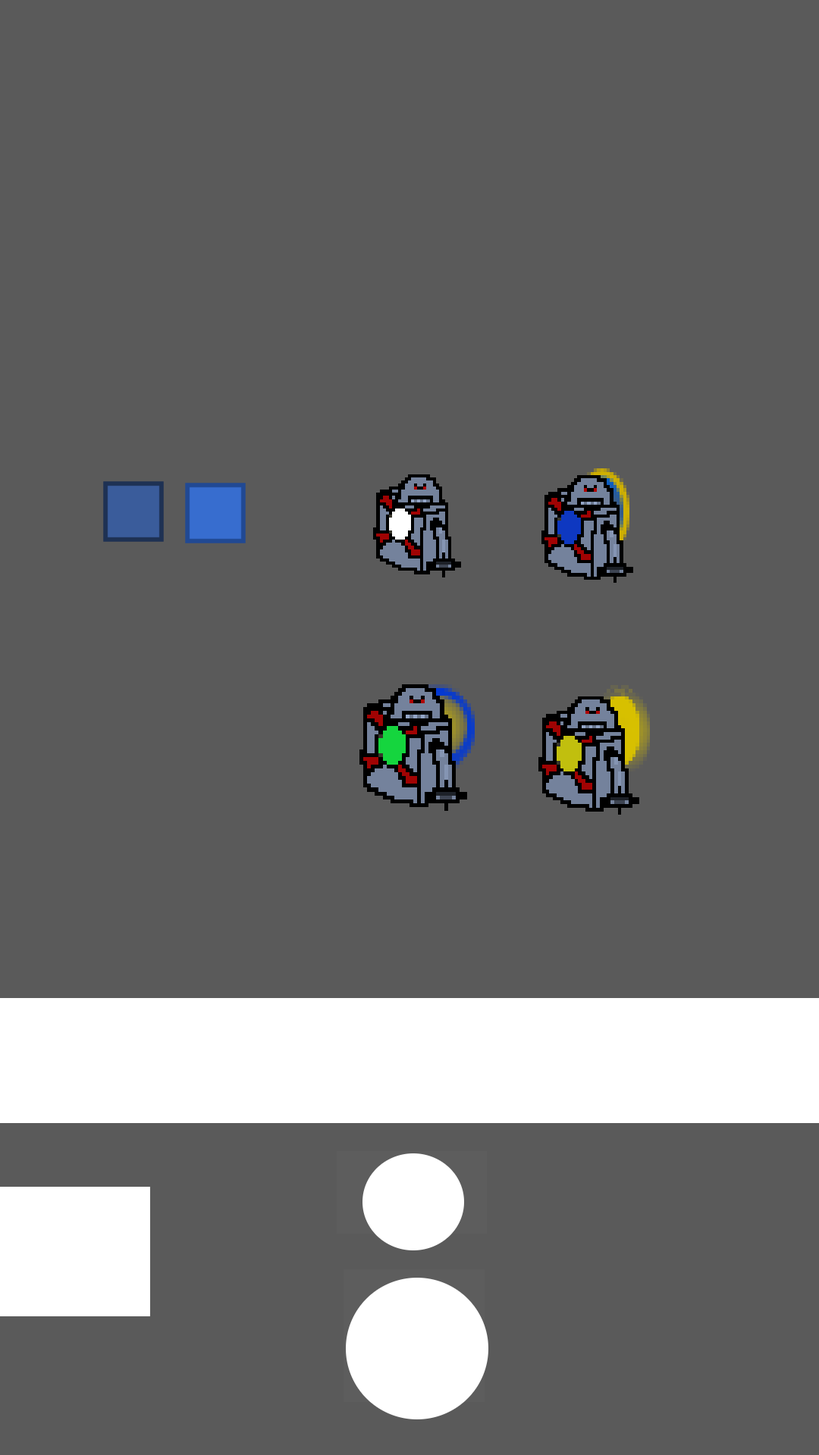
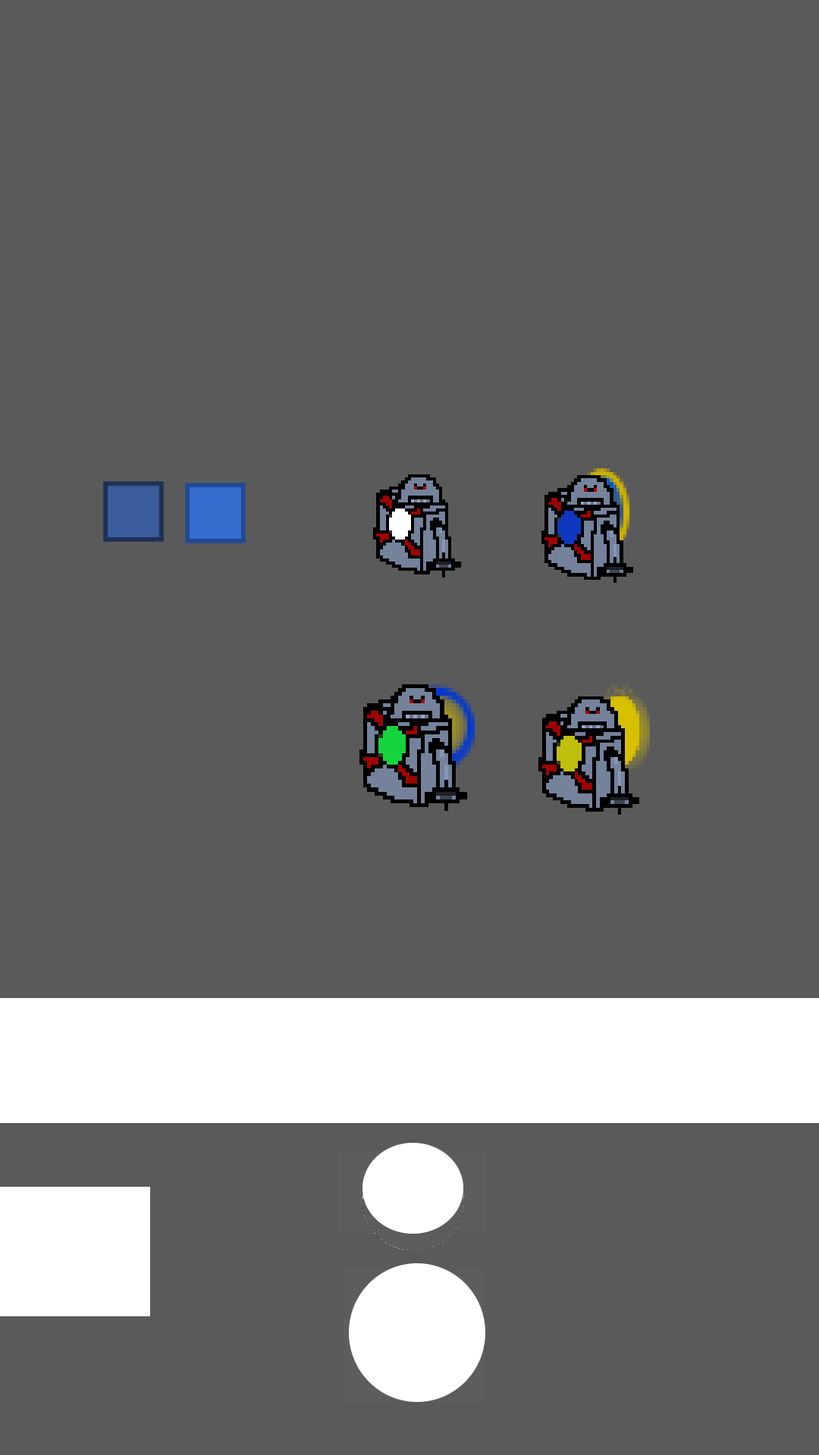
Layered file, before and after one edit (819×1455). Changes by layer:
painted on "Cover" over [345, 1143, 489, 1420]
